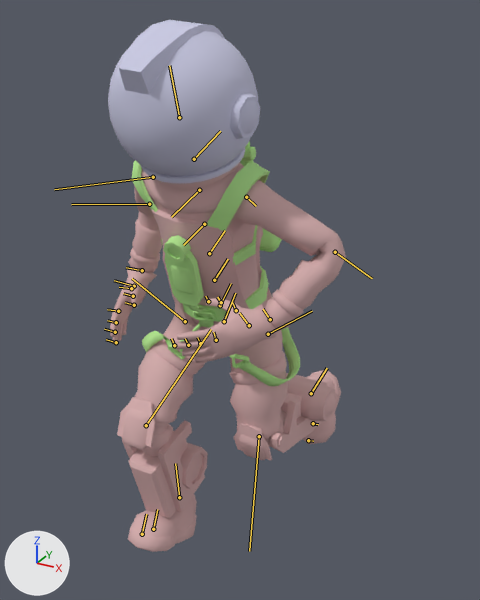
The FBX model Assets/Staging/Christian/Player Character/Player.fbx, before and after one commit.
The view is the same before and after, from a 50 mm camera at (0.883, -1.676, 1.688) aimed at (-0.033, -0.01, 0.855). Lighting does not change. The marker at lower left points along +X, +Y and +Z. Both versions are drawn at frame 311 of the action 'Take 001'; the numbers are the values there. The bones that bend it are drawn over the model as lines.

Objects in the first picture: 'Player_Body', 'Player_Helmet'.
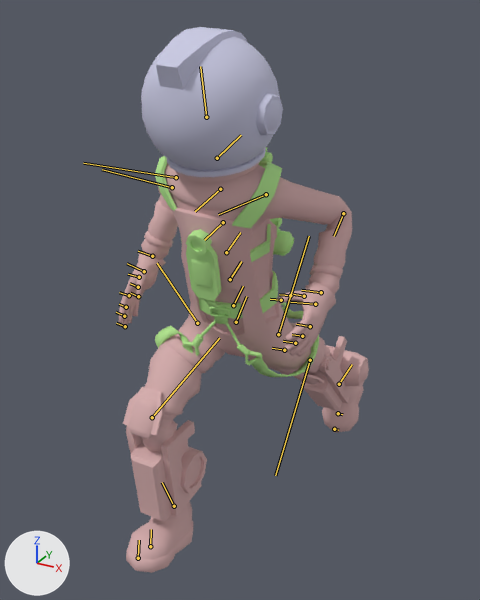
Pixel boxes (x1, y1, x2, y2) of what changed, in the pictures (480 x 600 px):
'Player_Body', posed
    before: (110, 142, 346, 552)
    after: (119, 148, 369, 573)
'Player_Helmet', posed (7% narrower, 8% shorter)
    before: (108, 20, 260, 183)
    after: (141, 27, 283, 177)
bone 'Hip', root to tip
    before: (224, 321) to (235, 293)
    after: (236, 322) to (246, 296)
bone 'Arm_Upper_Right', root to tip
    before: (153, 177) to (54, 189)
    after: (176, 177) to (83, 163)
bone 'Arm_Middle_Right', root to tip
    before: (149, 204) to (71, 204)
    after: (172, 187) to (102, 169)
bone 'Arm_Lower_Right', root to tip
    before: (142, 270) to (126, 267)
    after: (152, 256) to (138, 251)
bone 'Arm_Upper_Left', root to tip
    before: (246, 197) to (256, 206)
    after: (266, 194) to (218, 214)
bone 'Arm_Lower_Left', root to tip
    before: (270, 319) to (263, 309)
    after: (321, 292) to (301, 290)
bone 'Leg_Upper_Right', root to tip
    before: (185, 321) to (132, 278)
    after: (197, 323) to (157, 263)
bone 'Leg_Middle_Right', root to tip
    before: (146, 425) to (211, 329)
    after: (152, 417) to (219, 338)
bone 'Leg_Lower_Right', root to tip
    before: (179, 497) to (175, 463)
    after: (174, 506) to (162, 482)
bone 'Leg_Upper_Left', root to tip
    before: (268, 334) to (312, 311)
    after: (278, 334) to (309, 236)
bone 'Leg_Middle_Left', root to tip
    before: (259, 436) to (249, 551)
    after: (310, 360) to (275, 475)
bone 'Leg_Lower_Left', root to tip
    before: (311, 393) to (327, 368)
    after: (339, 384) to (352, 364)
bone 'Foot_Left', root to tip
    before: (313, 423) to (318, 424)
    after: (338, 413) to (342, 414)

The change in detail:
Bone 'Hip' (bone_hip) moves from (0.0, -17.5, 0.2) to (-4.2, -10.6, 0.2).
Bone 'Hip' (bone_hip) turns from (9, 4, -19) to (10, 4, -15) degrees about its own x, y and z.
Bone 'Arm_Upper_Right' (bone_arm_upper_right) turns from (-37, -11, -54) to (-23, -25, -49) degrees about its own x, y and z.
Bone 'Arm_Middle_Right' (bone_arm_middle_right) turns from (2, 38, 13) to (4, 64, 22) degrees about its own x, y and z.
Bone 'Arm_Lower_Right' (bone_arm_lower_right) turns from (42, 53, 21) to (39, 23, 4) degrees about its own x, y and z.
Bone 'Arm_Upper_Left' (bone_arm_upper_left) turns from (-28, 7, -19) to (-5, -27, -43) degrees about its own x, y and z.
Bone 'Arm_Lower_Left' (bone_arm_lower_left) turns from (56, 30, 33) to (55, 29, 31) degrees about its own x, y and z.
Bone 'Leg_Upper_Right' (bone_leg_upper_right) turns from (7, -7, 56) to (7, -9, 62) degrees about its own x, y and z.
Bone 'Leg_Middle_Right' (bone_leg_middle_right) turns from (0, 0, 52) to (0, 0, 53) degrees about its own x, y and z.
Bone 'Leg_Lower_Right' (bone_leg_lower_right) turns from (0, 0, 42) to (0, 0, 15) degrees about its own x, y and z.
Bone 'Leg_Upper_Left' (bone_leg_upper_left) turns from (-10, 1, 23) to (-7, -9, -41) degrees about its own x, y and z.
Bone 'Leg_Middle_Left' (bone_leg_middle_left) turns from (0, 0, 78) to (0, 0, -13) degrees about its own x, y and z.
Bone 'Leg_Lower_Left' (bone_leg_lower_left) turns from (0, 1, 4) to (0, 0, -20) degrees about its own x, y and z.
Bone 'Foot_Left' (bone_foot_left) turns from (0, 0, 15) to (0, 0, 9) degrees about its own x, y and z.
